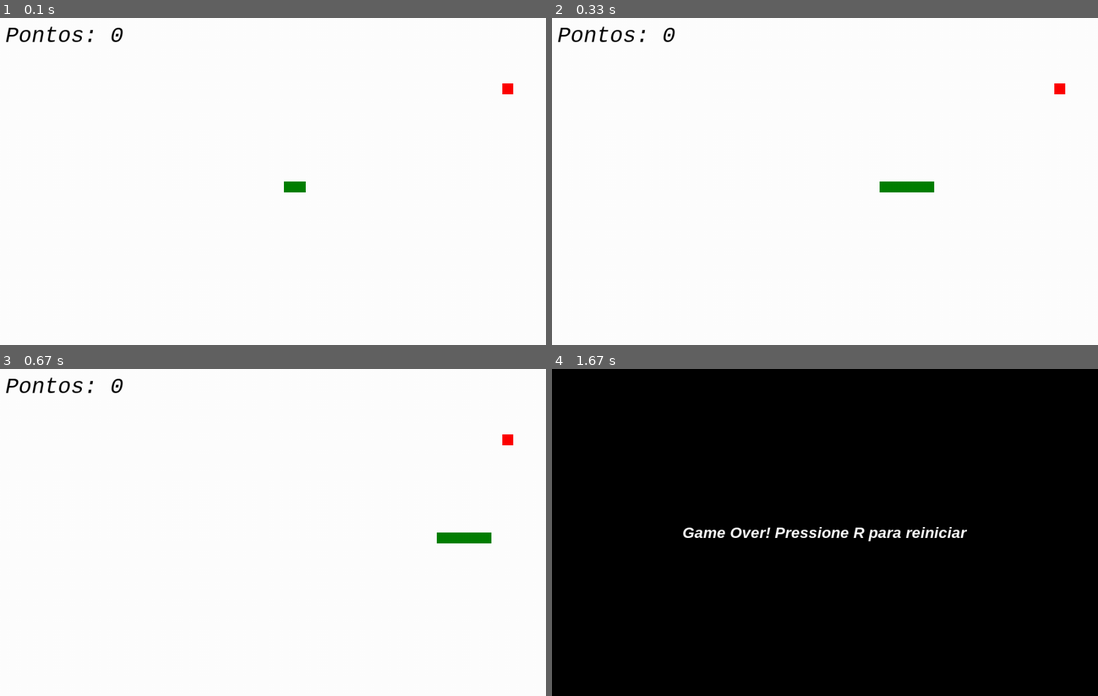
Above: before the commit, frames 1-4 (two rows, left to right).
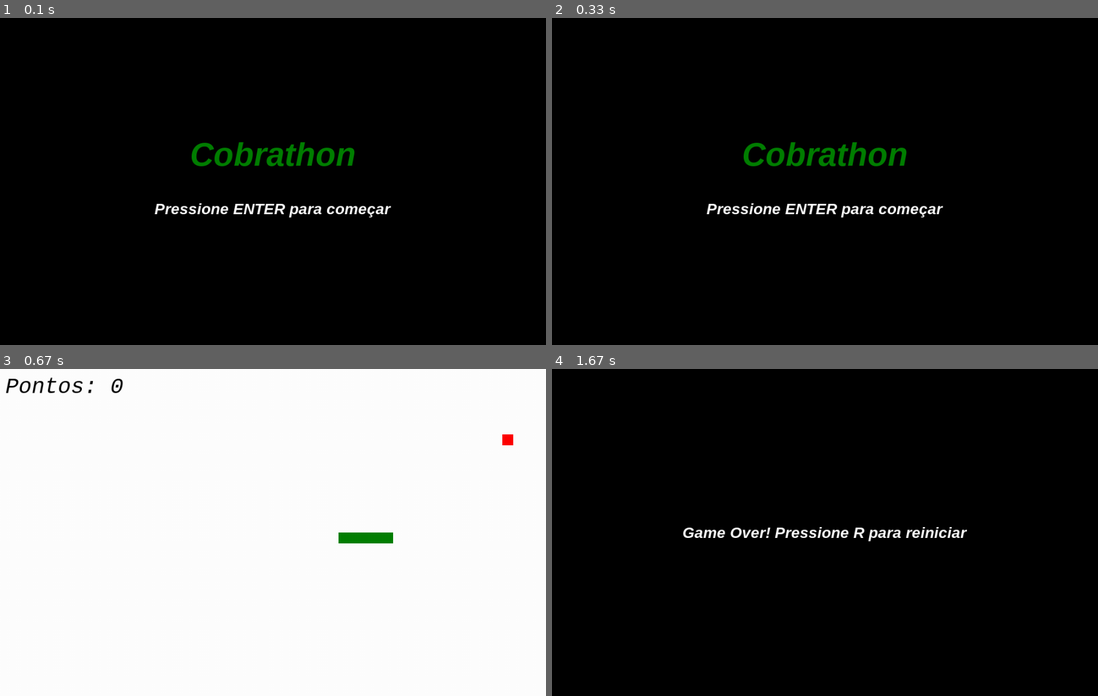
Above: after the commit, the same moments.

Repository: pereira-dc/projeto_pygamed
Game: pygame game, started from teste_cobra.py
Two runs of this game, one before a commit and one after it. Both use one fixed random seed, a clock stepped at 60 frames per second and the inputs below.
Inputs:
- Up to frame 1 (0.1 s): no input
- Up to frame 2 (0.33 s): no input
- Up to frame 3 (0.67 s): tap Enter at 0.33 s
- Up to frame 4 (1.67 s): tap D at 0.67 s

The runs differ from the first frame. In frame 1, 100% of the frame differs, in the area x 0-100%, y 0-100%; in frame 2, 100%; in frame 3, 0.7%; in frame 4, nothing differs.

Commit message:
tela_inicio
Implementação da tela de início

Diff:
--- a/teste_cobra.py
+++ b/teste_cobra.py
@@ -1,10 +1,34 @@
 import pygame, sys, random, cores
 from pygame.locals import *
 
-# Configurações
 largura, altura = 1000, 600
 tam_quadrado = 20
 fps = 30
+
+def tela_inicio(tela):
+    tela.fill(cores.preto)
+    fonte_titulo = pygame.font.SysFont('Arial', 60, True, True)
+    fonte_instrucao = pygame.font.SysFont('Arial', 28, True, True)
+
+    texto_titulo = fonte_titulo.render("Cobrathon", True, cores.verde)
+    texto_instrucao = fonte_instrucao.render("Pressione ENTER para começar", True, cores.branco)
+
+    ret_titulo = texto_titulo.get_rect(center=(largura//2, altura//2 - 50))
+    ret_instrucao = texto_instrucao.get_rect(center=(largura//2, altura//2 + 50))
+
+    tela.blit(texto_titulo, ret_titulo)
+    tela.blit(texto_instrucao, ret_instrucao)
+    pygame.display.update()
+
+    esperando = True
+    while esperando:
+        for event in pygame.event.get():
+            if event.type == QUIT:
+                pygame.quit()
+                sys.exit()
+            elif event.type == KEYDOWN:
+                if event.key == K_RETURN:  # Enter para iniciar
+                    esperando = False
 
 def gerar_comida():
     comida_x = random.randrange(0, largura - tam_quadrado, tam_quadrado)
@@ -55,6 +79,8 @@
 
     morreu = False
 
+    tela_inicio(tela)
+
     while True:
         clock.tick(fps)
         tela.fill(cores.branco)
@@ -71,29 +97,23 @@
                     dir_x, dir_y = select_dir(event.key, dir_x, dir_y, tam_quadrado)
 
         if not morreu:
-            # Movimento da cobra
             x_cobra += dir_x
             y_cobra += dir_y
 
-            # Colisão com parede → Game Over
             if x_cobra < 0 or x_cobra >= largura or y_cobra < 0 or y_cobra >= altura:
                 morreu = True
 
-            # Atualiza corpo
             pixels.append([x_cobra, y_cobra])
             if len(pixels) > comprimento:
                 del pixels[0]
 
-            # Colisão consigo mesma
             if [x_cobra, y_cobra] in pixels[:-1]:
                 morreu = True
 
-            # Desenhos do jogo
             draw_comida(tela, comida_x, comida_y)
             draw_cobra(tela, pixels)
             draw_pontos(tela, pontos)
 
-            # Colisão com comida
             cobra_rect = pygame.Rect(x_cobra, y_cobra, tam_quadrado, tam_quadrado)
             comida_rect = pygame.Rect(comida_x, comida_y, tam_quadrado, tam_quadrado)
             if cobra_rect.colliderect(comida_rect):
@@ -103,14 +123,12 @@
                 som_colisao.play()
 
         else:
-            # Tela de Game Over
             tela.fill(cores.preto)
             fonte = pygame.font.SysFont('Arial', 28, True, True)
             texto = fonte.render("Game Over! Pressione R para reiniciar", True, cores.branco)
             rect = texto.get_rect(center=(largura//2, altura//2))
             tela.blit(texto, rect)
 
-            # Aguarda input para reiniciar
             for event in pygame.event.get():
                 if event.type == QUIT:
                     pygame.quit()
